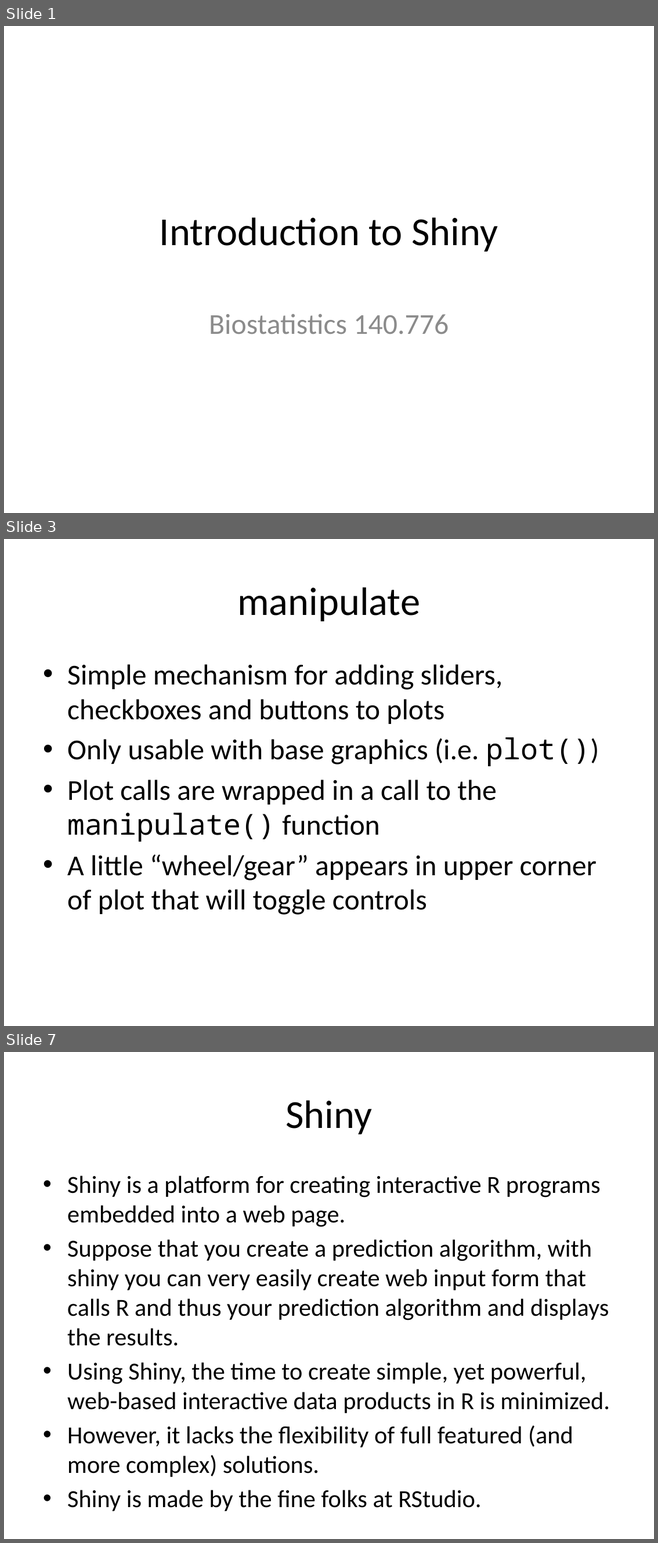
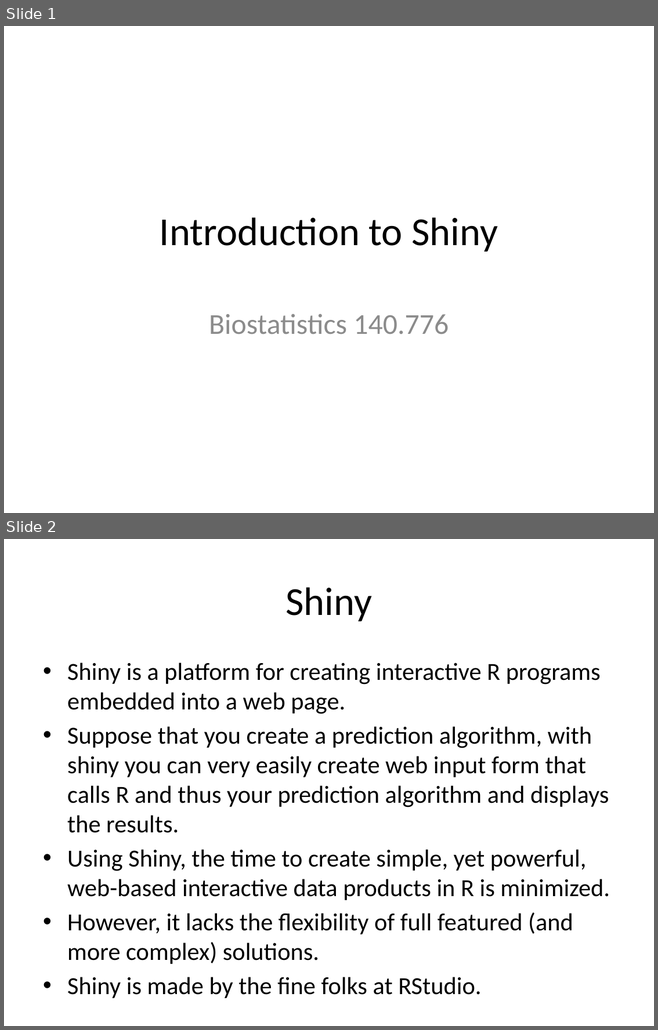
Before and after one commit to Max201510/Biostat776, a slide deck: notes/shiny.pptx. Shown one above the other, each under a label of ours: slides 1, 3 and 7 before the commit, slides 1 and 2 after it; the slides between them are not shown. The pictures are 658x1543 and 658x1030 pixels, drawn with LibreOffice and Linux fonts; fonts in the diff are those of the drawing. Boxes give left, top, right and bottom in pixels: in the first picture for what was removed or moved away, otherwise in the second. Text is boxed around its words. In the diff, an @@ line names an element or a change of style, - is before the commit and + after.

```diff
--- a/notes/shiny.pptx
+++ b/notes/shiny.pptx
@@ slide 3 removed at (x1=4, y1=539, x2=654, y2=1026), background #FFFFFF @@
@@ title removed at (x1=237, y1=587, x2=420, y2=621) @@
-manipulate
@@ text removed at (x1=67, y1=664, x2=599, y2=915) @@
-• Simple mechanism for adding sliders, checkboxes and buttons to plots
-• Only usable with base graphics (i.e. plot())
-• Plot calls are wrapped in a call to the manipulate() function
-• A little “wheel/gear” appears in upper corner of plot that will toggle controls
@@ what was slide 7 is now slide 2 @@
```
Also in this commit, not shown: 2 slides changed, 4 other slides removed, 2 other files.
